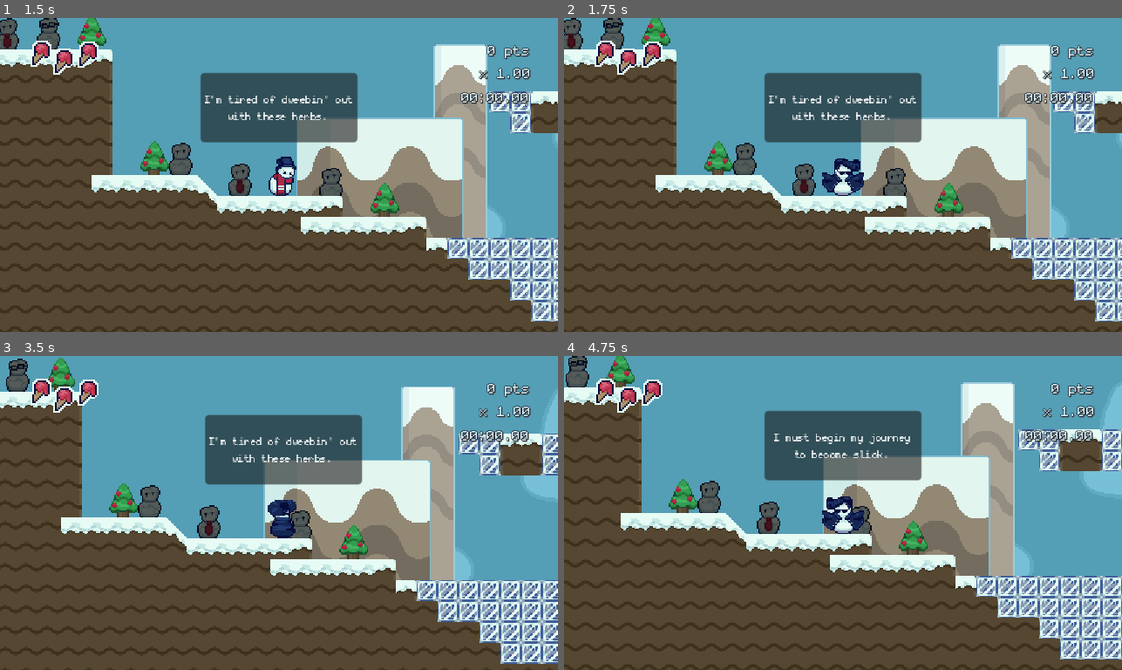
Above: before the commit, frames 1-4 (two rows, left to right).
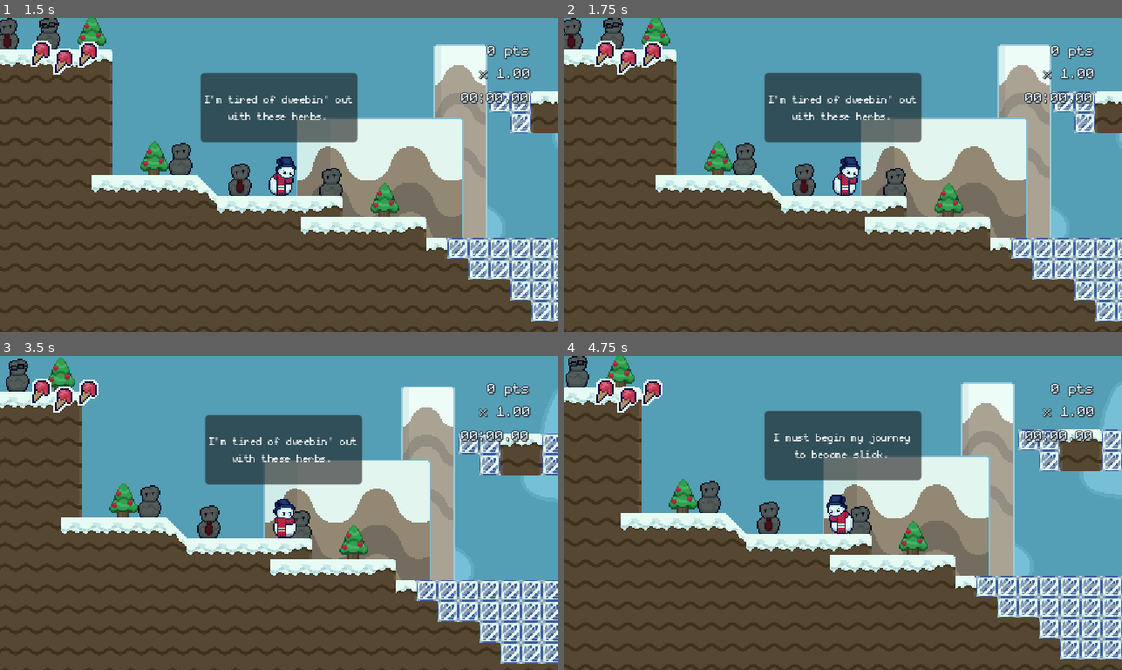
Above: after the commit, the same moments.

Repository: streebree/slickmode
Game: Godot game, scene res://scenes/areas/title_screen.tscn
Same seed, same stepped clock (60 frames per second), same inputs: the game is played once before the commit and once after it.
Inputs (mouse positions are in pixels of both pictures, inside the frame that each line leads up to):
- Up to frame 1 (1.5 s): tap Enter (start) at 0.5 s; move the mouse to (401, 159) at 0.52 s; hold Z (double_jump) 0.53-1.28 s; hold Right (ui_right) from 0.53 s (still down); click (401, 159) at 0.67 s; move the mouse to (167, 190) at 1.27 s; tap Shift (run) at 1.35 s
- Up to frame 2 (1.75 s): keep holding Right (ui_right); tap Z (double_jump) at 1.52, 1.55 s
- Up to frame 3 (3.5 s): tap Z (double_jump) at 1.82, 3.02, 3.05, 3.32 s; move the mouse to (334, 443) at 2.02 s; release Right (ui_right) at 2.03 s; hold Left (ui_left) 2.03-2.78 s; hold Z (double_jump) 2.03-2.78 s; tap Enter (start) at 2.1 s; tap Space (ui_accept) at 2.75 s; move the mouse to (251, 575) at 2.77 s; hold Right (ui_right) from 2.78 s (still down); tap F at 2.85 s; click (251, 575) at 2.92 s
- Up to frame 4 (4.75 s): move the mouse to (1010, 560) at 3.52 s; hold Z (double_jump) 3.53-4.28 s; tap Enter (start) at 4.25 s; move the mouse to (675, 465) at 4.27 s; release Right (ui_right) at 4.28 s; hold Left (ui_left) from 4.28 s (still down); tap Shift (run) at 4.35 s; tap Z (double_jump) at 4.52, 4.55 s

Frame 1 is identical in both runs. In frame 2, 0.6% of the frame differs, in the area x 46-54%, y 44-57%; in frame 3, 0.5%; in frame 4, 0.6%.

Commit message:
Fix jacket in first level

Diff:
--- a/slick-game/scenes/snowman.gd
+++ b/slick-game/scenes/snowman.gd
@@ -504,7 +504,7 @@
 	#if scarf.is_thrown or sprite.animation == "scarf_startup":
 		#return
 
-	if Input.is_action_just_pressed("double_jump"):
+	if Input.is_action_just_pressed("double_jump") and has_jacket:
 		sprite.play("cool_jacket_startup")
 
 	if not is_ducked_under_tile:
--- a/slick-game/scenes/snowman.tscn
+++ b/slick-game/scenes/snowman.tscn
@@ -721,11 +721,11 @@
 [sub_resource type="RectangleShape2D" id="RectangleShape2D_q720n"]
 size = Vector2(27, 4)
 
-[sub_resource type="CircleShape2D" id="CircleShape2D_fmcf6"]
-
 [sub_resource type="LabelSettings" id="LabelSettings_ia1kk"]
 font = ExtResource("16_fmcf6")
 font_size = 12
+
+[sub_resource type="CircleShape2D" id="CircleShape2D_fmcf6"]
 
 [node name="CharacterBody2D" type="CharacterBody2D" unique_id=1919126236]
 collision_layer = 641
@@ -982,6 +982,7 @@
 horizontal_alignment = 1
 clip_text = true
 text_overrun_behavior = 2
+
 [node name="SnowballFace" type="RigidBody2D" parent="." unique_id=1076098558]
 
 [node name="Sprite2D" type="Sprite2D" parent="SnowballFace" unique_id=1339070704]
Not shown: 1 places in slick-game/scenes/snowman.tscn that only renumber resources
